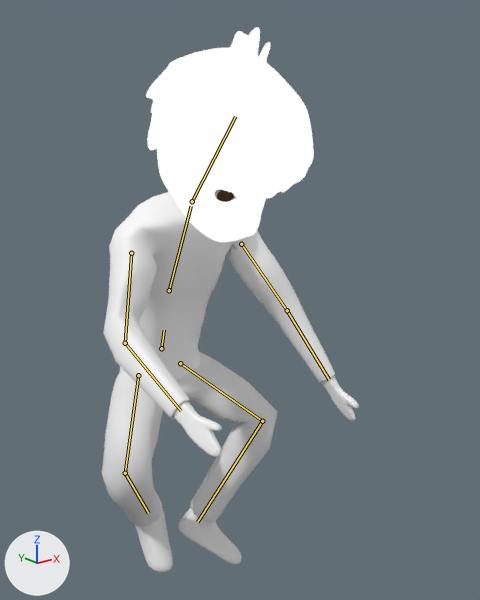
The glTF model headwithmouthwithbodythesecond.glb, before and after one commit.
Rendered twice from a 50 mm camera at (-7.41, -12.04, 12.71) aimed at (0.68, -1.94, 8.66). The axes (+X, +Y, +Z) are drawn at lower left. The lights are the same throughout. Both versions are drawn at frame 5 of the action 'Falling'; the numbers are the values there. The bones that change are drawn over the model as lines.

Names of what the first picture shows: 'Eyes.002', 'Hair.002', 'Hands', 'Head.003', 'Pants', 'Shirt', 'Shoes', 'Tuft.002'.
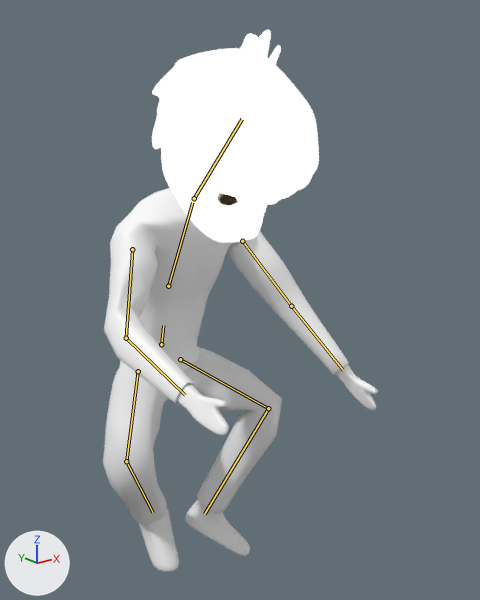
Changed parts and their boxes (x1, y1, x2, y2) in the pictures (480 x 600 px):
'Shirt', posed: before (103, 192, 335, 419); after (104, 188, 349, 404)
'Hair.002', posed: before (146, 47, 314, 199); after (152, 48, 319, 205)
'Pants', posed: before (102, 352, 278, 527); after (103, 347, 282, 525)
'Shoes', posed (14% taller): before (135, 508, 242, 572); after (139, 499, 250, 572)
'Head.003', posed: before (157, 147, 266, 242); after (161, 147, 267, 243)
'Hands', posed (8% wider, 12% shorter): before (172, 376, 359, 457); after (176, 364, 378, 435)
'Tuft.002', posed: before (229, 27, 271, 64); after (239, 29, 281, 68)
'Eyes.002', posed: before (215, 189, 236, 202); after (218, 194, 238, 205)
bone 'LowerTorso', root to tip: before (161, 348) to (164, 330); after (161, 344) to (163, 325)
bone 'UpperTorso', root to tip: before (169, 290) to (191, 206); after (168, 286) to (192, 202)
bone 'LeftUpperArm', root to tip: before (241, 244) to (287, 310); after (242, 241) to (291, 306)
bone 'LeftForeArm', root to tip: before (287, 310) to (329, 379); after (291, 306) to (343, 370)
bone 'UpperTorso.002', root to tip: before (192, 201) to (235, 116); after (194, 198) to (242, 119)
bone 'RightUpperArm', root to tip: before (131, 253) to (125, 343); after (132, 249) to (126, 338)
bone 'RightForeArm', root to tip: before (125, 343) to (181, 411); after (126, 338) to (185, 395)
bone 'LeftUpperLeg', root to tip: before (180, 363) to (262, 421); after (180, 359) to (268, 408)
bone 'LeftLowerLeg', root to tip: before (262, 421) to (197, 522); after (268, 408) to (204, 514)
bone 'RightUpperLeg', root to tip: before (138, 375) to (125, 473); after (138, 371) to (126, 461)
bone 'RightLowerLeg', root to tip: before (125, 473) to (148, 513); after (126, 461) to (153, 512)

The change in detail:
Bone 'LowerTorso' (bone_lowertorso) moves from (0.0, 0.69, -0.03) to (0.0, 0.79, -0.03).
Bone 'UpperTorso' (bone_uppertorso) turns from (13, 0, 1) to (15, 0, 1) degrees about its own x, y and z.
Bone 'LeftUpperArm' (bone_leftupperarm) turns from (48, -13, -62) to (55, -16, -65) degrees about its own x, y and z.
Bone 'LeftForeArm' (bone_leftforearm) turns from (10, -2, -11) to (16, -5, -11) degrees about its own x, y and z.
Bone 'UpperTorso.002' (bone_uppertorso_002) turns from (15, 0, 0) to (17, 0, 0) degrees about its own x, y and z.
Bone 'RightUpperArm' (bone_rightupperarm) turns from (48, 13, 63) to (54, 16, 63) degrees about its own x, y and z.
Bone 'RightForeArm' (bone_rightforearm) turns from (40, -15, 14) to (46, -14, 12) degrees about its own x, y and z.
Bone 'LeftUpperLeg' (bone_leftupperleg) turns from (-76, -40, 24) to (-86, -40, 29) degrees about its own x, y and z.
Bone 'LeftLowerLeg' (bone_leftlowerleg) turns from (85, -1, 6) to (91, 1, 6) degrees about its own x, y and z.
Bone 'RightUpperLeg' (bone_rightupperleg) turns from (-77, 41, -27) to (-86, 38, -29) degrees about its own x, y and z.
Bone 'RightLowerLeg' (bone_rightlowerleg) turns from (98, -3, -15) to (102, -2, -14) degrees about its own x, y and z.
